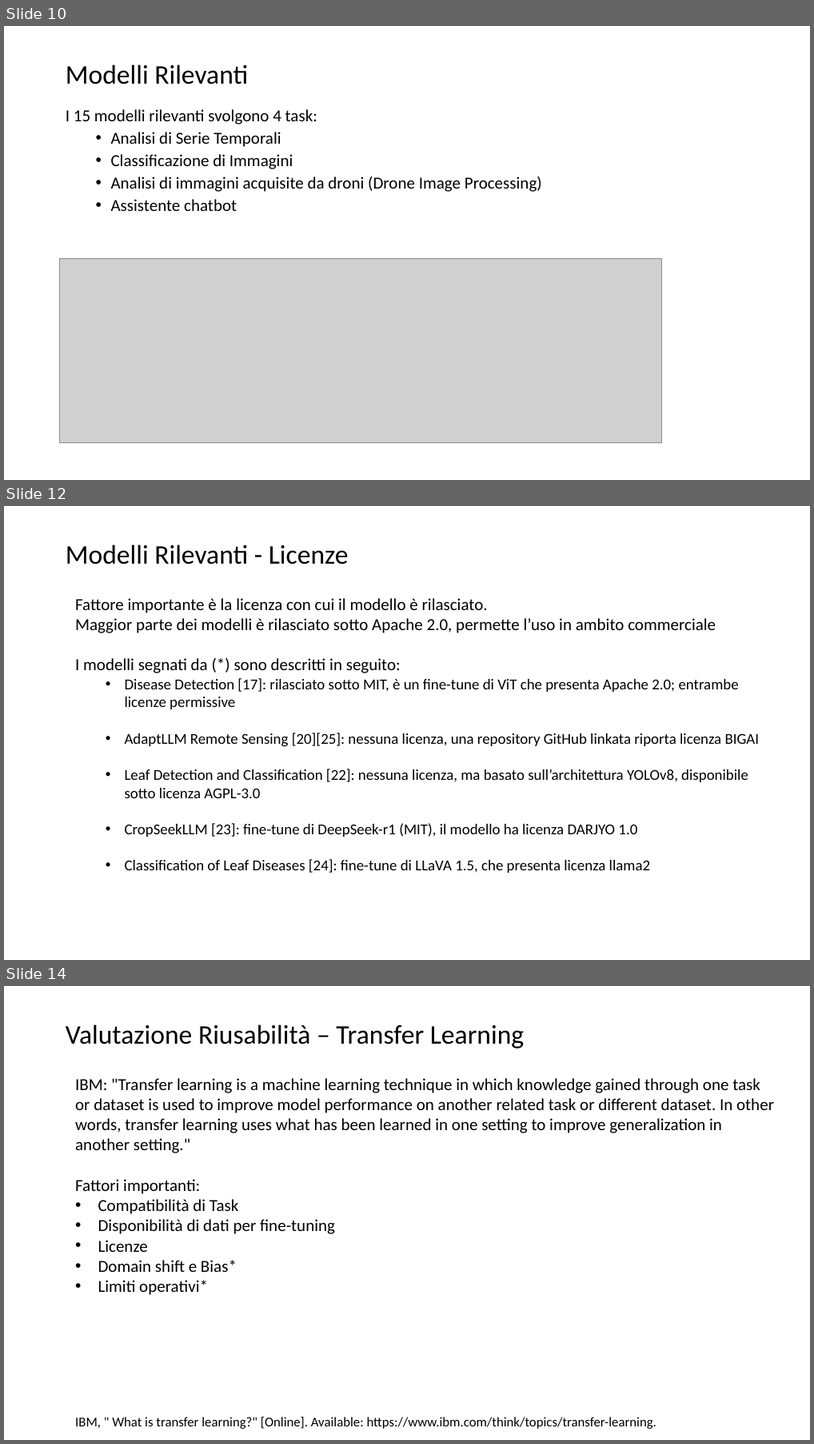
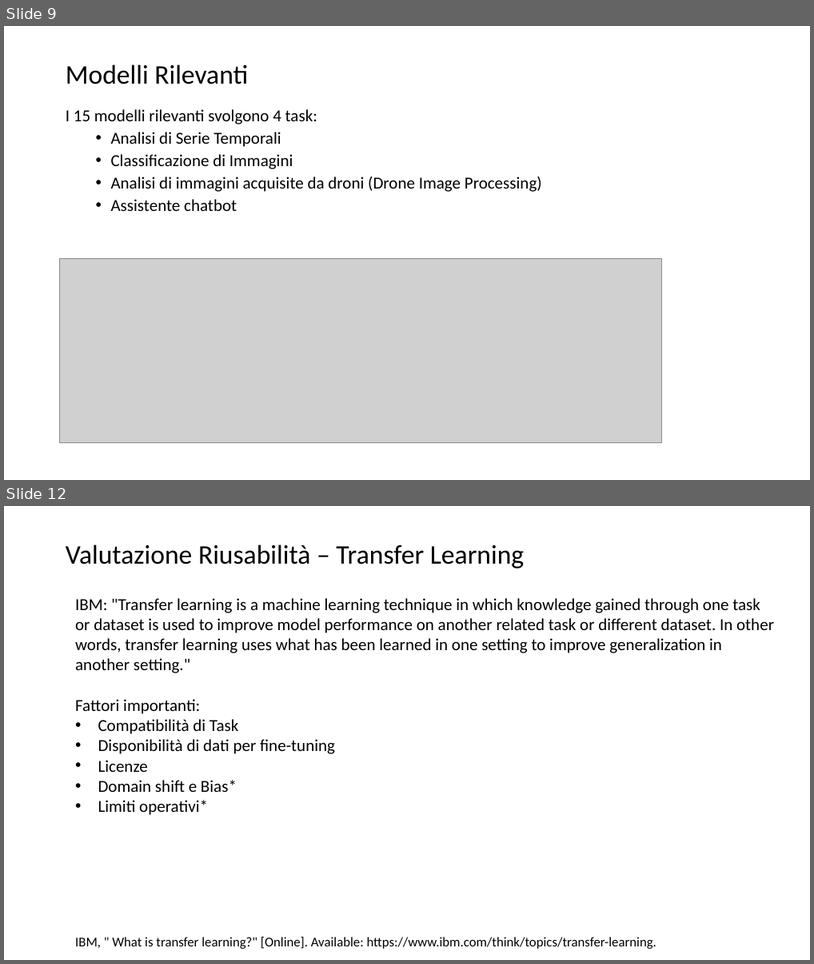
Before and after one commit to lPen88/tesi, a slide deck: presentazione.pptx. Shown one above the other, each under a label of ours: slides 10, 12 and 14 before the commit, slides 9 and 12 after it; the slides between them are not shown. The pictures are 814x1444 and 814x964 pixels, drawn with LibreOffice and Linux fonts; fonts in the diff are those of the drawing; grey boxes stand for pictures. Boxes give left, top, right and bottom in pixels: in the first picture for what was removed or moved away, otherwise in the second. Text is boxed around its words. In the diff, an @@ line names an element or a change of style, - is before the commit and + after.

```diff
--- a/presentazione.pptx
+++ b/presentazione.pptx
@@ slide 12 removed at box(4, 506, 810, 960), background #FFFFFF @@
@@ title removed at box(66, 544, 349, 564) @@
-Modelli Rilevanti - Licenze
@@ text removed at box(75, 598, 760, 872) @@
-Fattore importante è la licenza con cui il modello è rilasciato.
-Maggior parte dei modelli è rilasciato sotto Apache 2.0, permette l’uso in ambito commerciale
-I modelli segnati da (*) sono descritti in seguito:
-  • Disease Detection [17]: rilasciato sotto MIT, è un fine-tune di ViT che presenta Apache 2.0; entrambe licenze permissive
-  • AdaptLLM Remote Sensing [20][25]: nessuna licenza, una repository GitHub linkata riporta licenza BIGAI
-  • Leaf Detection and Classification [22]: nessuna licenza, ma basato sull’architettura YOLOv8, disponibile sotto licenza AGPL-3.0
-  • CropSeekLLM [23]: fine-tune di DeepSeek-r1 (MIT), il modello ha licenza DARJYO 1.0
-  • Classification of Leaf Diseases [24]: fine-tune di LLaVA 1.5, che presenta licenza llama2
@@ what was slide 10 is now slide 9 @@
@@ what was slide 14 is now slide 12 @@
```
Also in this commit, not shown: 12 slides changed, 2 other slides removed, 1 other file.
